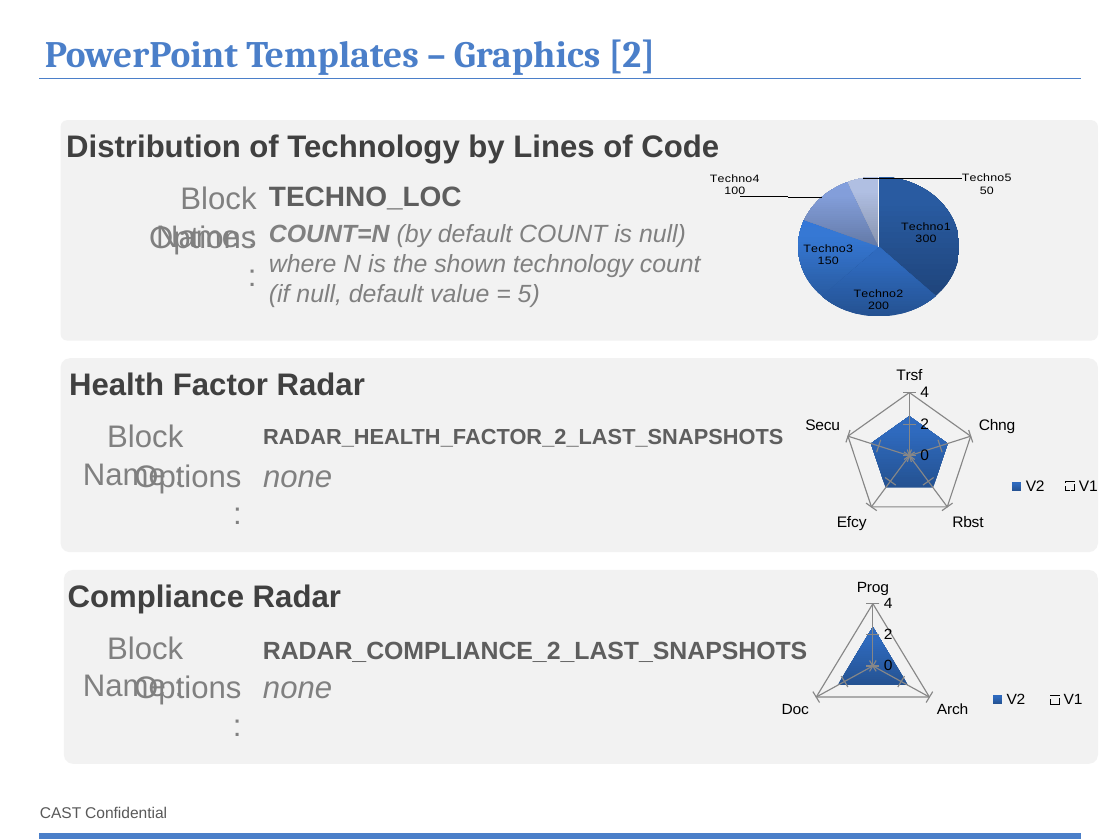
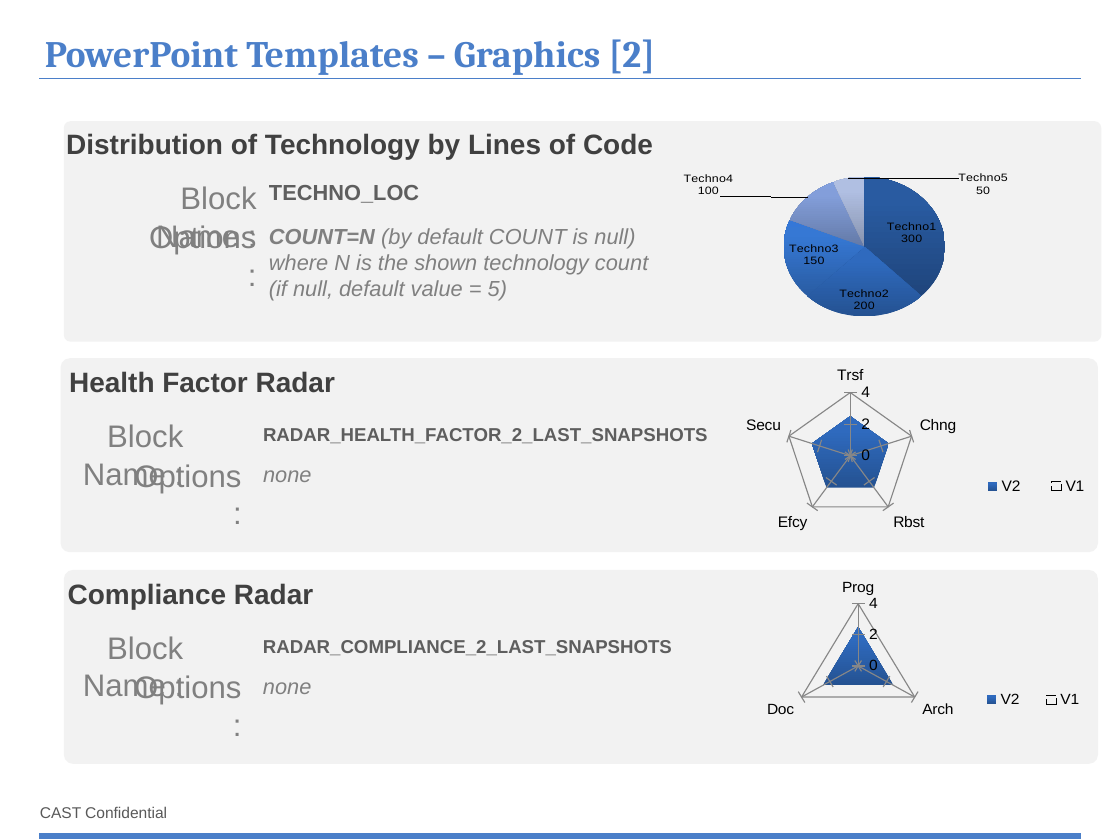
Before and after one commit to CAST-projects/ReportGenerator, a slide deck: slide 20 of CastReporting.Reporting/TemplatesFiles/1- Powerpoint-components-library.pptx. Drawn at 1120x840 pixels with LibreOffice and Linux fonts; fonts in the diff are those of the drawing; background and template pictures are left out. Boxes give left, top, right and bottom in pixels: in the first picture for what was removed or moved away, otherwise in the second. Text is boxed around its words. In the diff, an @@ line names an element or a change of style, - is before the commit and + after.

Commit message:
REPORTGEN-234 : fis issues in templates

```diff
--- a/CastReporting.Reporting/TemplatesFiles/1- Powerpoint-components-library.pptx
+++ b/CastReporting.Reporting/TemplatesFiles/1- Powerpoint-components-library.pptx
@@ rounded rectangle: place and size @@
-rounded rectangle at <box>60,120,1098,340</box>
+rounded rectangle at <box>64,121,1101,342</box>
@@ pie chart: place and size @@
-pie chart at <box>710,148,1081,325</box>
+pie chart at <box>683,148,1080,325</box>
@@ text "TECHNO_LOC" at <box>269,185,419,203</box>: size 18 to 14 pt @@
@@ text "COUNT=N (by default COUNT is ..." at <box>269,228,648,301</box>: size 16 to 14 pt @@
@@ radar filled chart: place and size @@
-radar filled chart at <box>778,367,1120,543</box>
+radar filled chart at <box>683,367,1120,543</box>
@@ text "RADAR_HEALTH_FACTOR_2_LAST_SNAPSHOTS" at <box>263,428,708,443</box>: size 14 to 12 pt @@
@@ text "none" at <box>263,470,311,482</box>: size 20 to 14 pt @@
@@ size 20 to 18 pt in 3 elements at <box>66,133,653,159</box>, <box>69,371,335,393</box>, <box>68,583,313,609</box> @@
@@ radar filled chart: place and size @@
-radar filled chart at <box>734,579,1113,755</box>
+radar filled chart at <box>710,579,1112,755</box>
@@ text "RADAR_COMPLIANCE_2_LAST_SNAPSHOTS" at <box>263,640,672,655</box>: size 16 to 12 pt @@
@@ text "none" at <box>263,682,311,694</box>: size 20 to 14 pt @@
```
Also in this commit, not shown: 5 other slides changed, 1 other file.
